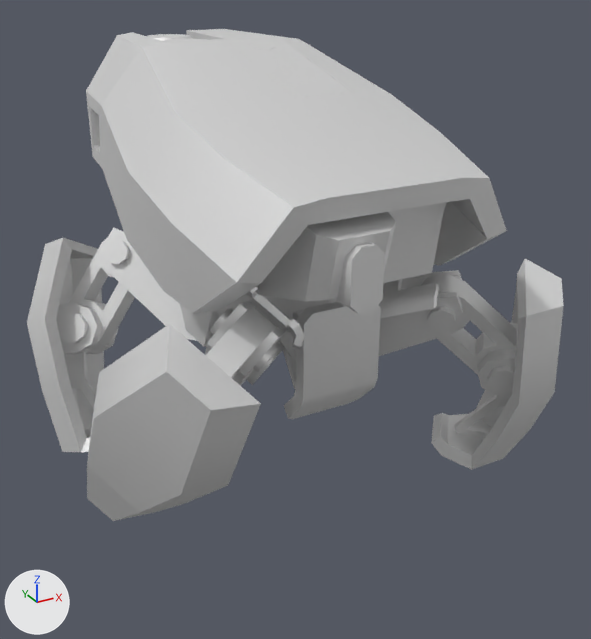
An edit to the glTF model legack.glb, drawn before and after from the same camera.
Before and after are seen from a 50 mm camera at (-30.1, -60.1, 43.6) aimed at (1.7, -2.2, 14.7). Every picture has the same lights, and +X, +Y and +Z are marked at lower left. The first picture is the older version. Where no turn or scale is listed for an object, it has been applied to the vertices.

The first picture shows 'foot_BR', 'foot_FL', 'foot_FR', 'leg1_BR', 'leg1_FL', 'leg1_FR', 'leg2_BR', 'leg2_FL', 'leg2_FR', 'nanogun', 'pelvis', 'shell', 'torso' and 1 more.
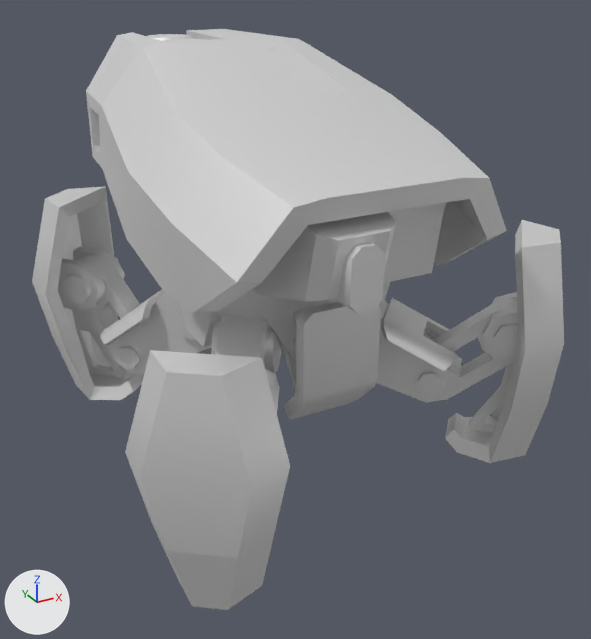
The edits, one by one:
Object 'leg1_BR' (ob_leg1_br) turns from (-29, 24, -55) to (0.4, -37, -49) degrees about x, y and z.
Object 'leg2_BR' (ob_leg2_br) turns from (0, -92, 0) to (0, 92, 0) degrees about x, y and z.
Object 'foot_BR' (ob_foot_br) turns from (0, 56, 0) to (0, -56, 0) degrees about x, y and z.
Object 'leg1_FL' (ob_leg1_fl) turns from (18, -19, -46) to (-0.3, 26, -43) degrees about x, y and z.
Object 'leg2_FL' (ob_leg2_fl) turns from (0, 65, 0) to (0, -65, 0) degrees about x, y and z.
Object 'foot_FL' (ob_foot_fl) turns from (0, -40, 0) to (0, 40, 0) degrees about x, y and z.
Object 'leg1_FR' (ob_leg1_fr) turns from (42, 27, 63) to (-0.2, -49, 53) degrees about x, y and z.
Object 'leg2_FR' (ob_leg2_fr) turns from (0, -78, 0) to (0, 78, 0) degrees about x, y and z.
Object 'foot_FR' (ob_foot_fr) turns from (0, 30, 0) to (0, -30, 0) degrees about x, y and z.

What differs and where, as boxes (x1, y1, x2, y2) in the pictures (591 x 639 px):
'foot_FR', turned: before (87, 324, 261, 521); after (125, 350, 290, 610)
'foot_BR', turned: before (27, 238, 118, 452); after (32, 186, 145, 400)
'foot_FL', turned: before (431, 259, 564, 470); after (445, 220, 564, 463)
'leg1_FL', turned: before (379, 263, 463, 356); after (376, 298, 462, 403)
'leg2_FL', turned: before (421, 273, 517, 394); after (417, 298, 518, 402)
'leg1_BR', turned: before (103, 228, 197, 341); after (100, 290, 212, 375)
'leg2_BR', turned: before (58, 231, 135, 353); after (61, 254, 145, 374)
'leg1_FR', turned: before (205, 287, 305, 386); after (211, 314, 281, 413)
'leg2_FR', turned (not visible afterwards): before (206, 307, 278, 378)
